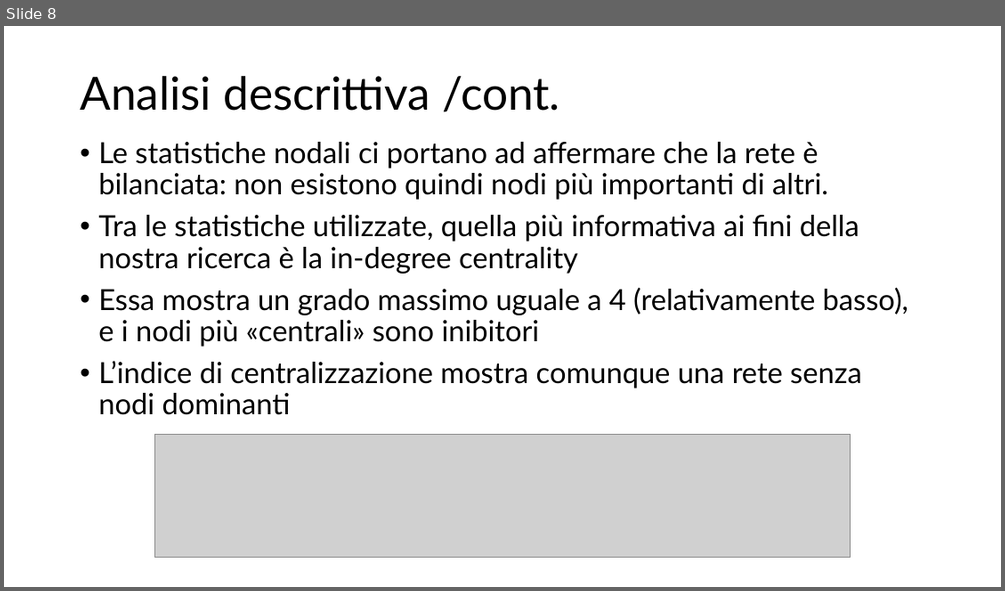
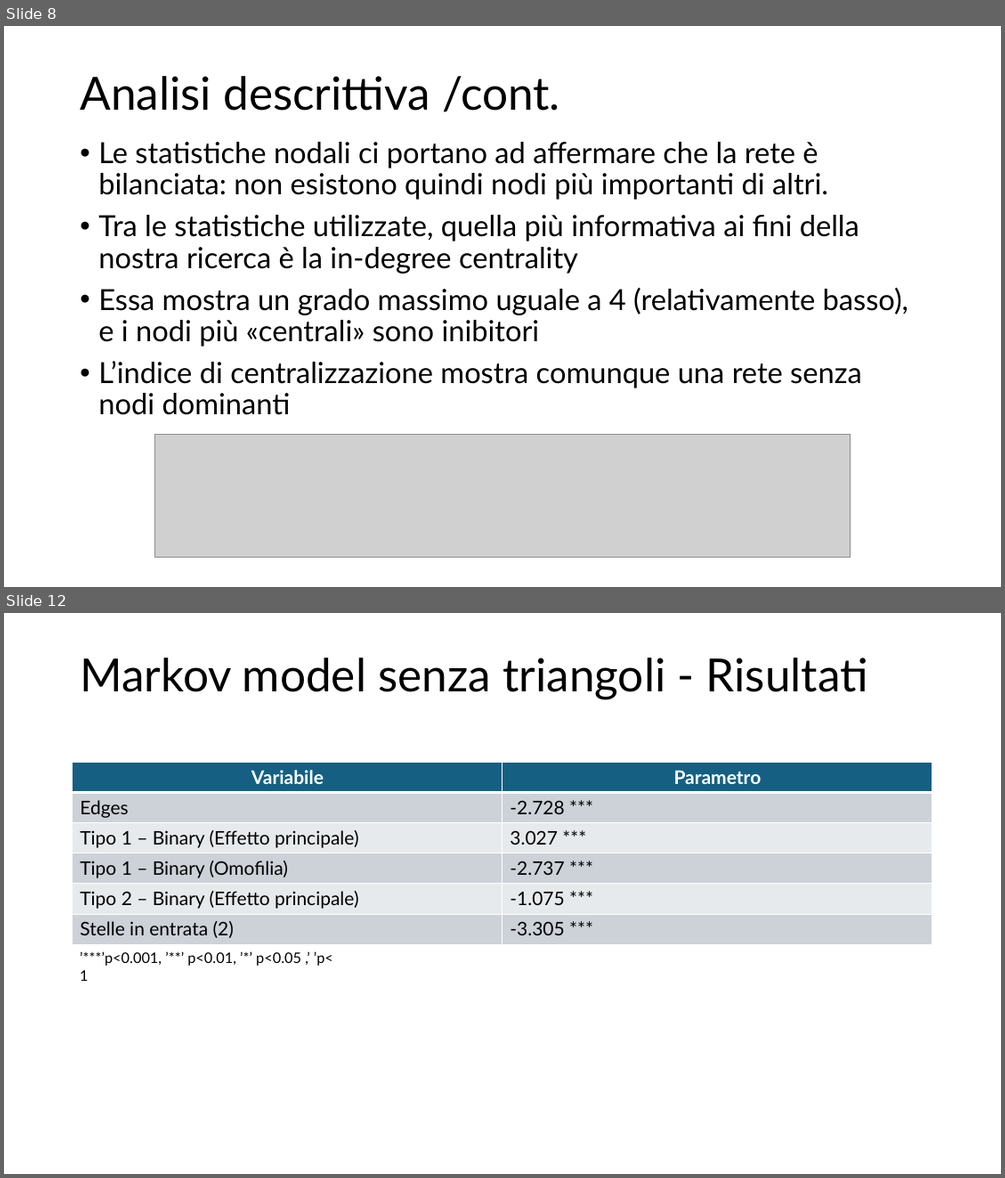
Before and after one commit to cMancio00/sand-2024, a slide deck: Analysis of visual cortical neurons of mice.pptx. Shown one above the other, each under a label of ours: slide 8 before the commit, slides 8 and 12 after it; the slides between them are not shown. The pictures are 1005x591 and 1005x1178 pixels, drawn with LibreOffice and Linux fonts; fonts in the diff are those of the drawing; grey boxes stand for pictures. Boxes give left, top, right and bottom in pixels: in the first picture for what was removed or moved away, otherwise in the second. Text is boxed around its words. In the diff, an @@ line names an element or a change of style, - is before the commit and + after.

```diff
--- a/Analysis of visual cortical neurons of mice.pptx
+++ b/Analysis of visual cortical neurons of mice.pptx
@@ slide 12 added at [4,613,1001,1174], background #FFFFFF @@
@@ title added at [80,657,868,699], 44 pt, text #000000 @@
+Markov model senza triangoli - Risultati
@@ table added at [73,763,933,944], 6 rows, 2 columns @@
+Variabile | Parametro
+Edges | -2.728 ***
+Tipo 1 – Binary (Effetto principale) | 3.027 ***
+Tipo 1 – Binary (Omofilia) | -2.737 ***
+Tipo 2 – Binary (Effetto principale) | -1.075 ***
+Stelle in entrata (2) | -3.305 ***
@@ text added at [80,951,333,981], 14 pt, text #000000 @@
+’***’p<0.001, ’**’ p<0.01, ’*’ p<0.05 ,’ ’p< 1
```
Also in this commit, not shown: 1 slide changed, 6 other slides added, 4 other files.
